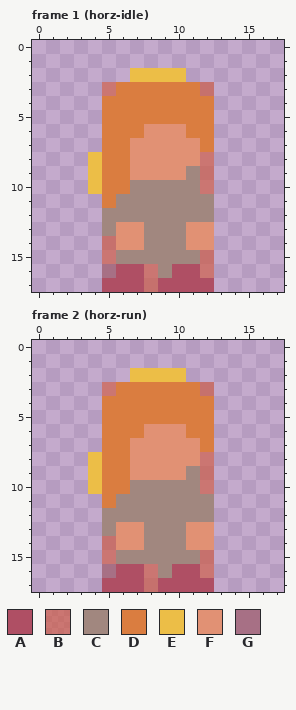
One commit to this pixel-art file: assets/character/character.ase. Above is the file before it was changed.
18x18 pixels, 2 frames. Shown: frame 1 (horz-idle), frame 2 (horz-run). The commit also changed other frames, which this record leaves out.
Visible layers, top first: "collision" opacity 63%, "character".
Palette (. is transparent): A #af4f64  B #cf573ca0  C #a1877f  D #da7d40  E #ecbe47  F #e19174  G #a77085
Pixels before, frame 1 (horz-idle), first column x 4:
 2 ...EEEE..
 3 .BDDDDDDB
 4 .DDDDDDDD
 5 .DDDDDDDD
 6 .DDDFFFDD
 7 .DDFFFFFD
 8 EDDFFFFFB
 9 EDDFFFFCB
10 EDDCCCCCB
11 .DCCCCCCC
12 .CCCCCCCC
13 .CFFCCCFF
14 .BFFCCCFF
15 .BCCCCCCB
16 .GAABCAAB
17 .AAABAAAA
Pixels before, frame 2 (horz-run), first column x 4:
 2 ...EEEE..
 3 .BDDDDDDB
 4 .DDDDDDDD
 5 .DDDDDDDD
 6 .DDDFFFDD
 7 .DDFFFFFD
 8 EDDFFFFFB
 9 EDDFFFFCB
10 EDDCCCCCB
11 .DCCCCCCC
12 .CCCCCCCC
13 .CFFCCCFF
14 .BFFCCCFF
15 .BCCCCCCB
16 .GAABCAAB
17 .AAABAAAA
Once edited:
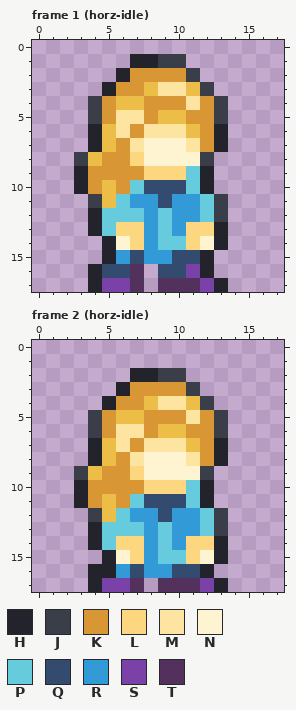
Colours new in this view: H #22232b  J #393e49  K #d89635  L #fcd77f  M #fde5a1  N #fef4d2  P #66cbdc  Q #324b6f  R #329bd7  S #7a42a8  T #52315d
The edit:
layer "character Copy" added
layer "collision" now hidden
layer "character" removed
Changed rows in their new state; - is an unchanged pixel.
Frame 1 (horz-idle):
first column x 3:
 1 ----HHJJ---
 2 ---HKKKKJ--
 3 --HKKEMMEJ-
 4 -JKEEKKKMKJ
 5 -JKMMKEEKKJ
 6 -HEMKMMMEKH
 7 -HEKMNNNMKH
 8 J-KKLNNNNJ-
 9 HKKKKLLLPH-
10 HKEKPQQQPH-
11 -JEPRRQRRPJ
12 -HPPPRPRRPJ
13 -HPLLRPRLLH
14 --HNLRPPLNH
15 --HRQRRQQH-
16 -HQQT.QQSH-
17 -HSST.TTTSH
Frame 2 (horz-idle):
first column x 3:
 2 ----HHJJ---
 3 --.HKKKKJ.-
 4 --HKKEMMEJ-
 5 -JKEEKKKMKJ
 6 -JKMMKEEKKJ
 7 -HEMKMMMEKH
 8 -HEKMNNNMKH
 9 J-KKLNNNNJ-
10 HKKKKLLLPH-
11 HKEKPQQQPH-
12 -JEPRRQRRPJ
13 -HPPPRPRRPJ
14 -HPLLRPRLLH
15 --HNLRPPLNH
16 -HHRQRRQQH-
17 -HSST.TTTSH
